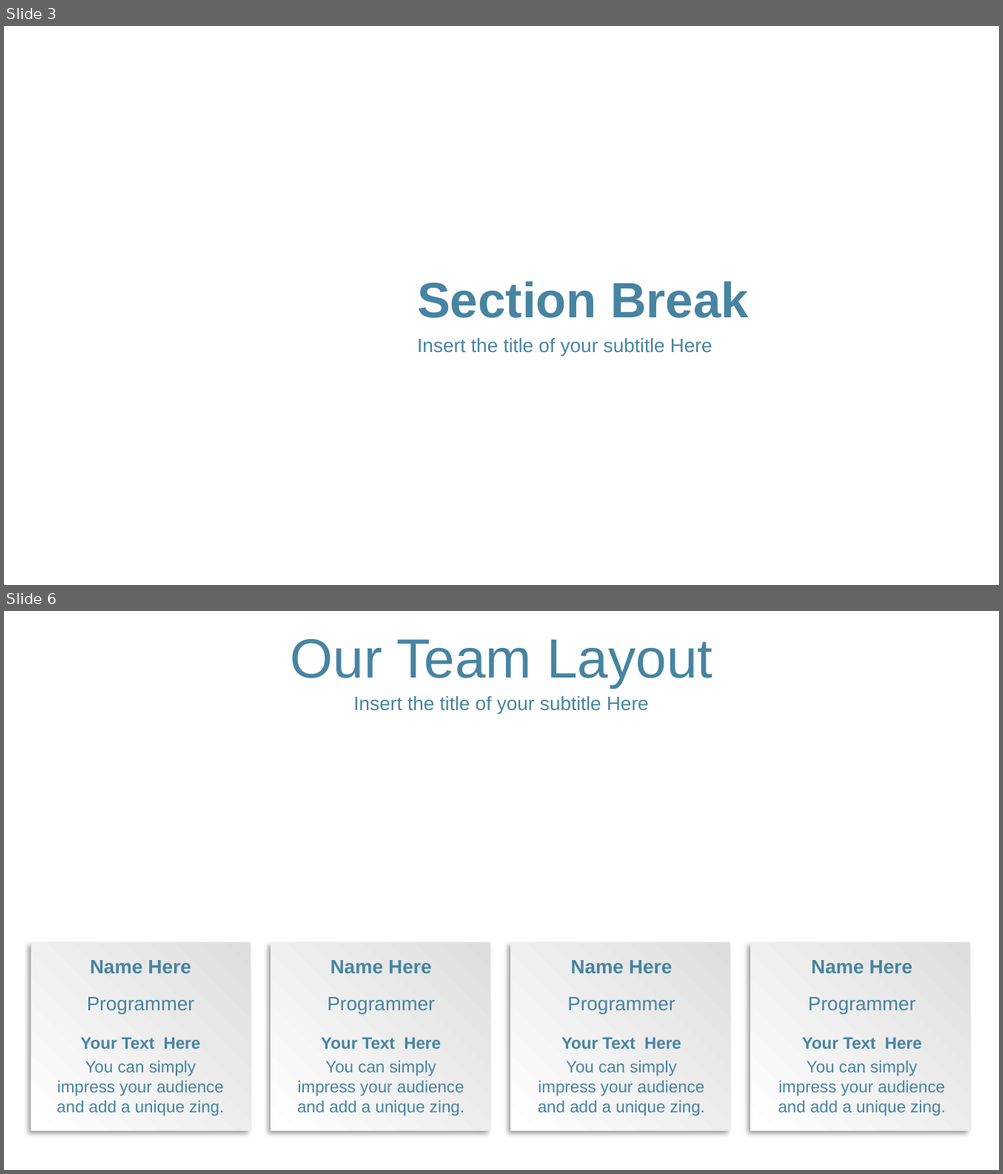
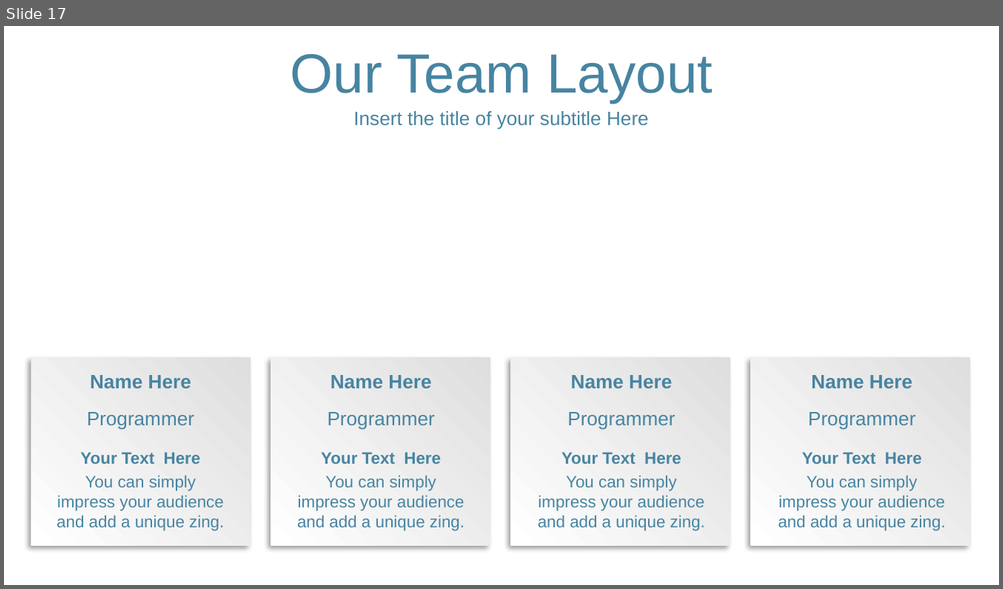
Before and after one commit to LoriHarris/Real_Estate_Affordability, a slide deck: RealEstate Project.pptx. Shown one above the other, each under a label of ours: slides 3 and 6 before the commit, slide 17 after it; the slides between them are not shown. The pictures are 1003x1174 and 1003x589 pixels, drawn with LibreOffice and Linux fonts; fonts in the diff are those of the drawing; background and template pictures are left out. Boxes give left, top, right and bottom in pixels: in the first picture for what was removed or moved away, otherwise in the second. Text is boxed around its words. In the diff, an @@ line names an element or a change of style, - is before the commit and + after.

```diff
--- a/RealEstate Project.pptx
+++ b/RealEstate Project.pptx
@@ slide 3 removed at (x1=4, y1=26, x2=999, y2=585), background picture (left out) @@
@@ text removed at (x1=417, y1=281, x2=748, y2=318) @@
-Section Break
@@ text removed at (x1=417, y1=338, x2=712, y2=357) @@
-Insert the title of your subtitle Here
@@ what was slide 6 is now slide 17 @@
```
Also in this commit, not shown: 1 slide changed, 13 slides added, 7 other slides removed.
